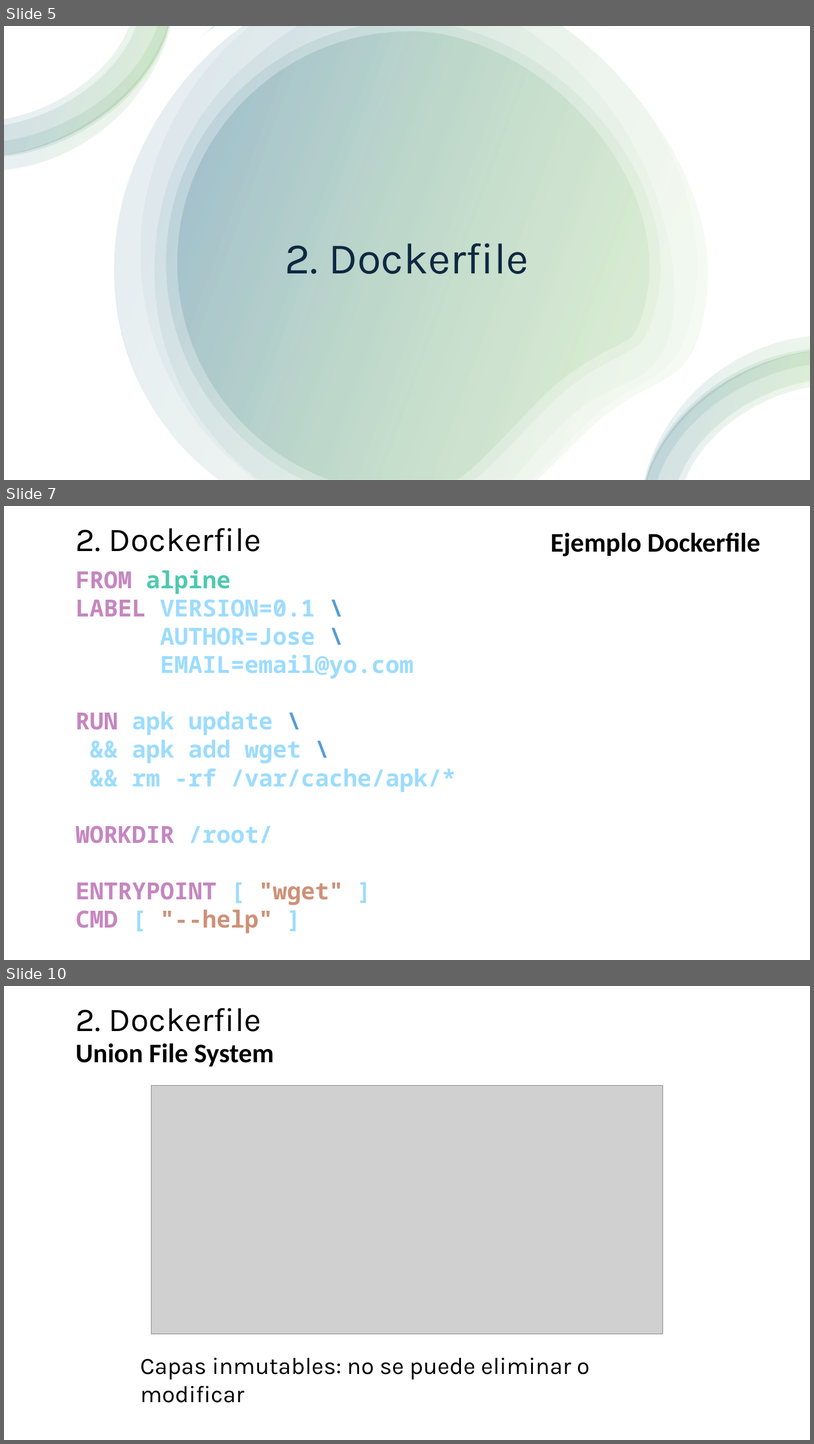
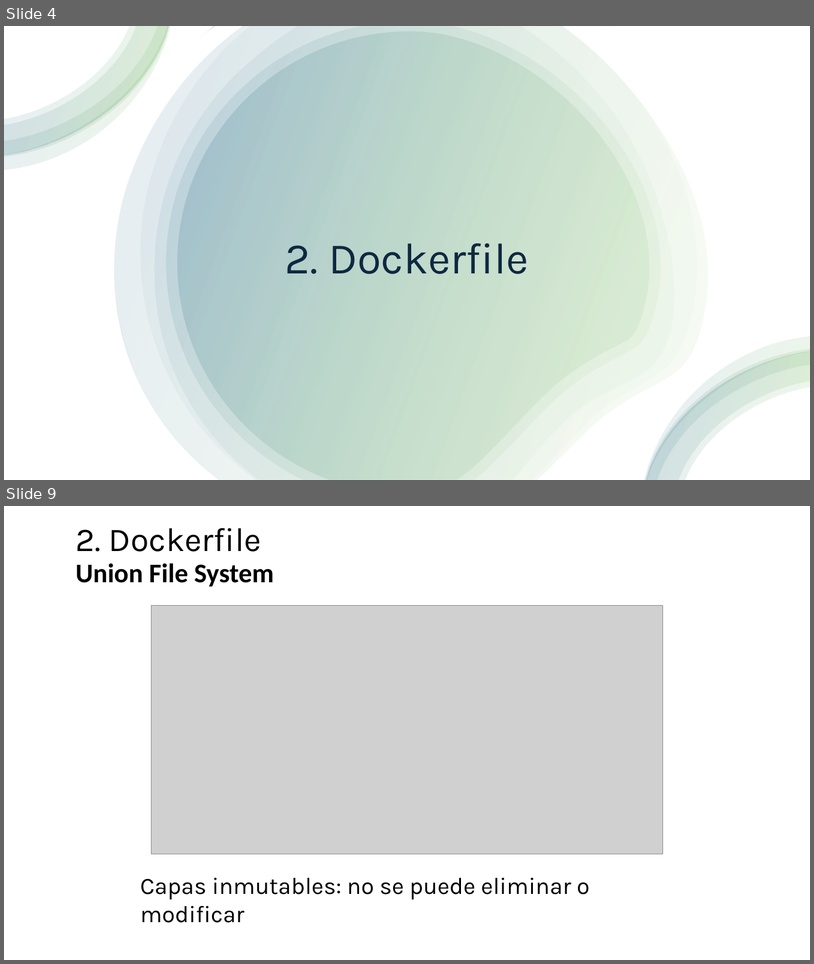
Before and after one commit to jpaniorte/docker25, a slide deck: ppt/3_Dockerfile.pptx. Shown one above the other, each under a label of ours: slides 5, 7 and 10 before the commit, slides 4 and 9 after it; the slides between them are not shown. The pictures are 814x1444 and 814x964 pixels, drawn with LibreOffice and Linux fonts; fonts in the diff are those of the drawing; grey boxes stand for pictures. Boxes give left, top, right and bottom in pixels: in the first picture for what was removed or moved away, otherwise in the second. Text is boxed around its words. In the diff, an @@ line names an element or a change of style, - is before the commit and + after.

```diff
--- a/ppt/3_Dockerfile.pptx
+++ b/ppt/3_Dockerfile.pptx
@@ slide 7 removed at (4,506,810,960), background #FFFFFF @@
@@ text removed at (76,528,262,552) @@
-2. Dockerfile
@@ text removed at (551,532,761,556) @@
-Ejemplo Dockerfile
@@ text removed at (75,570,456,933) @@
-FROM alpine
-LABEL VERSION=0.1 \
-AUTHOR=Jose \
-EMAIL=email@yo.com
-RUN apk update \
-&& apk add wget \
-&& rm -rf /var/cache/apk/*
-WORKDIR /root/
-ENTRYPOINT [ "wget" ]
-CMD [ "--help" ]
@@ what was slide 5 is now slide 4 @@
@@ what was slide 10 is now slide 9 @@
```
Also in this commit, not shown: 6 slides changed, 13 slides added, 6 other slides removed, 3 other files.
